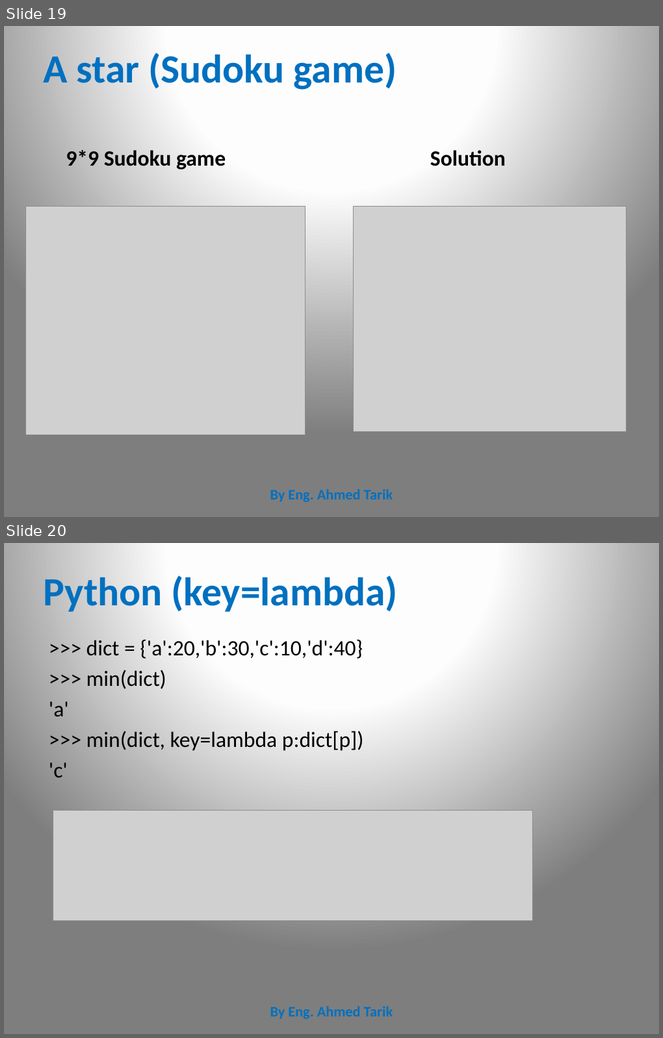
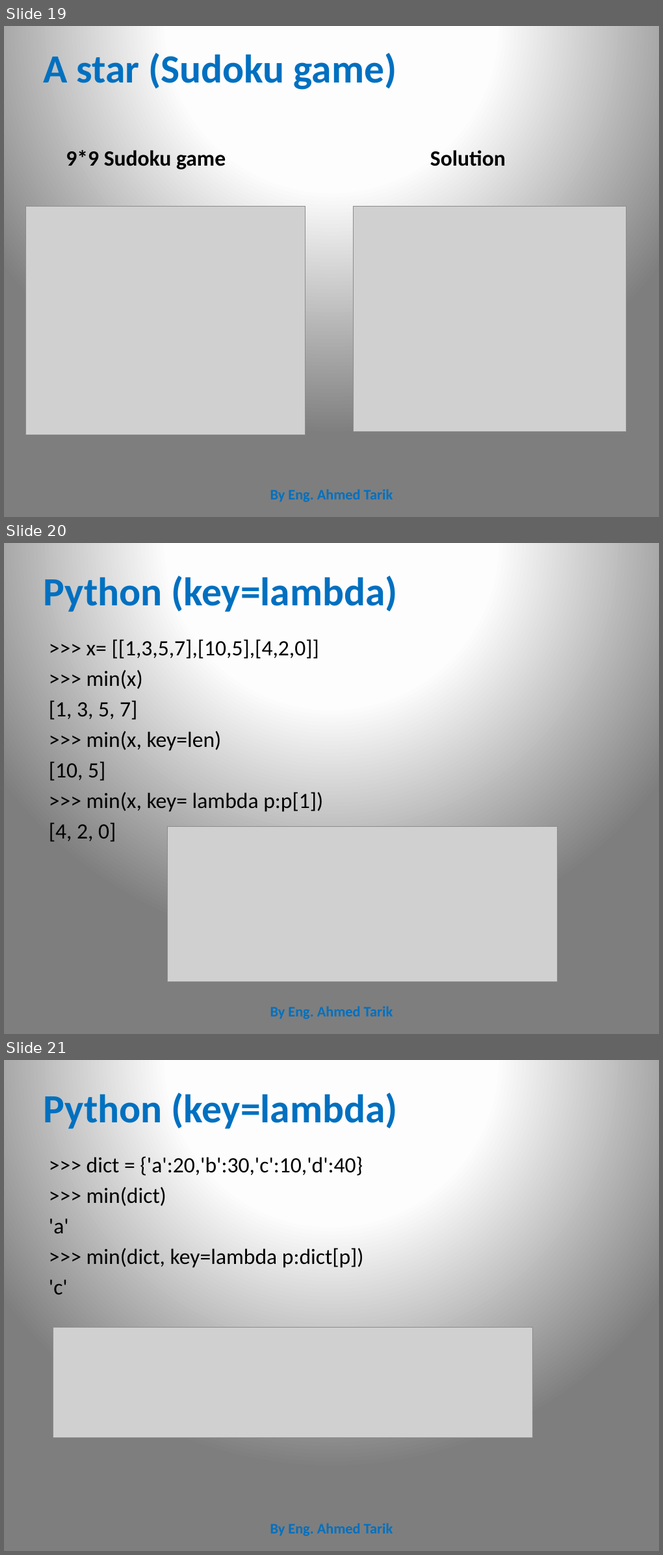
Before and after one commit to CharaD7/AI-class-1, a slide deck: a-star-I.pptx. Shown one above the other, each under a label of ours: slides 19 and 20 before the commit, slides 19, 20 and 21 after it. The pictures are 663x1038 and 663x1555 pixels, drawn with LibreOffice and Linux fonts; fonts in the diff are those of the drawing; grey boxes stand for pictures. Boxes give left, top, right and bottom in pixels: in the first picture for what was removed or moved away, otherwise in the second. Text is boxed around its words. In the diff, an @@ line names an element or a change of style, - is before the commit and + after.

Commit message:
new modification
lamda

```diff
--- a/a-star-I.pptx
+++ b/a-star-I.pptx
@@ slide 20 added at (x1=4, y1=543, x2=659, y2=1034), background gradient #FFFFFF to #FEFEFE to #7F7F7F @@
@@ title added at (x1=43, y1=572, x2=397, y2=612), 44 pt, text #0070C0, bold @@
+Python (key=lambda)
@@ text added at (x1=49, y1=639, x2=323, y2=842), 24 pt, text #000000 @@
+>>> x= [[1,3,5,7],[10,5],[4,2,0]]
+>>> min(x)
+[1, 3, 5, 7]
+>>> min(x, key=len)
+[10, 5]
+>>> min(x, key= lambda p:p[1])
+[4, 2, 0]
@@ picture added at (x1=168, y1=826, x2=558, y2=981) @@
@@ text added at (x1=270, y1=1006, x2=393, y2=1019), 16 pt, text #0070C0, bold @@
+By Eng. Ahmed Tarik
@@ what was slide 20 is now slide 21 @@
```
